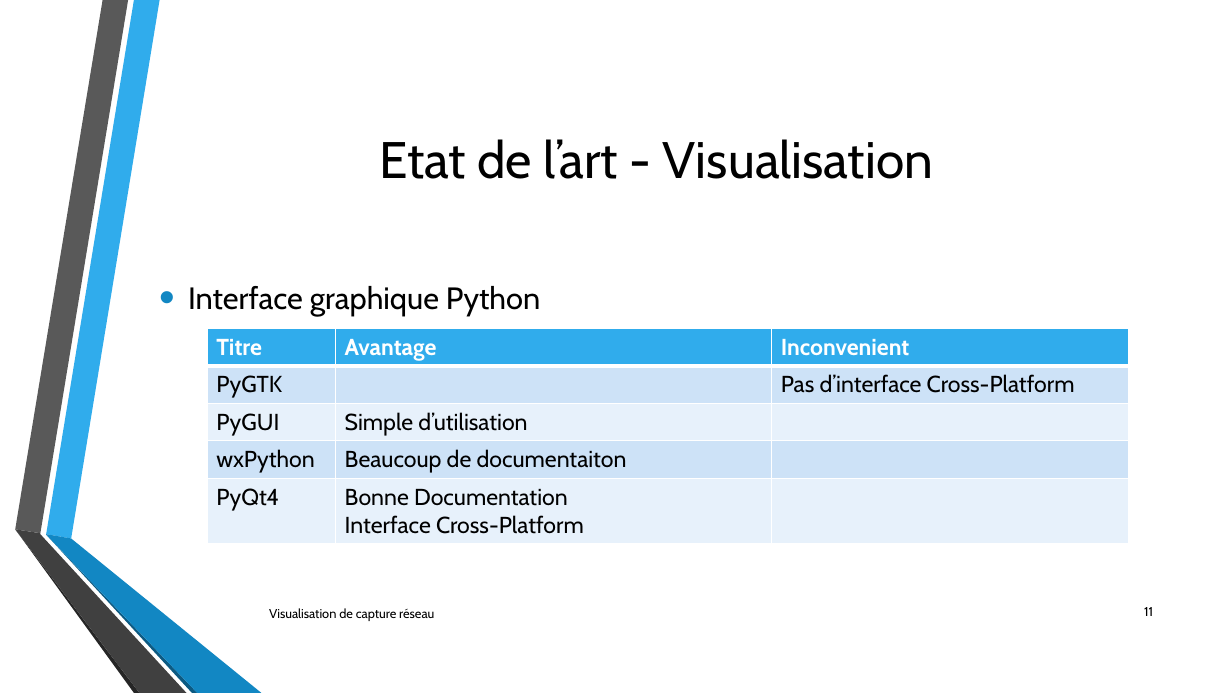
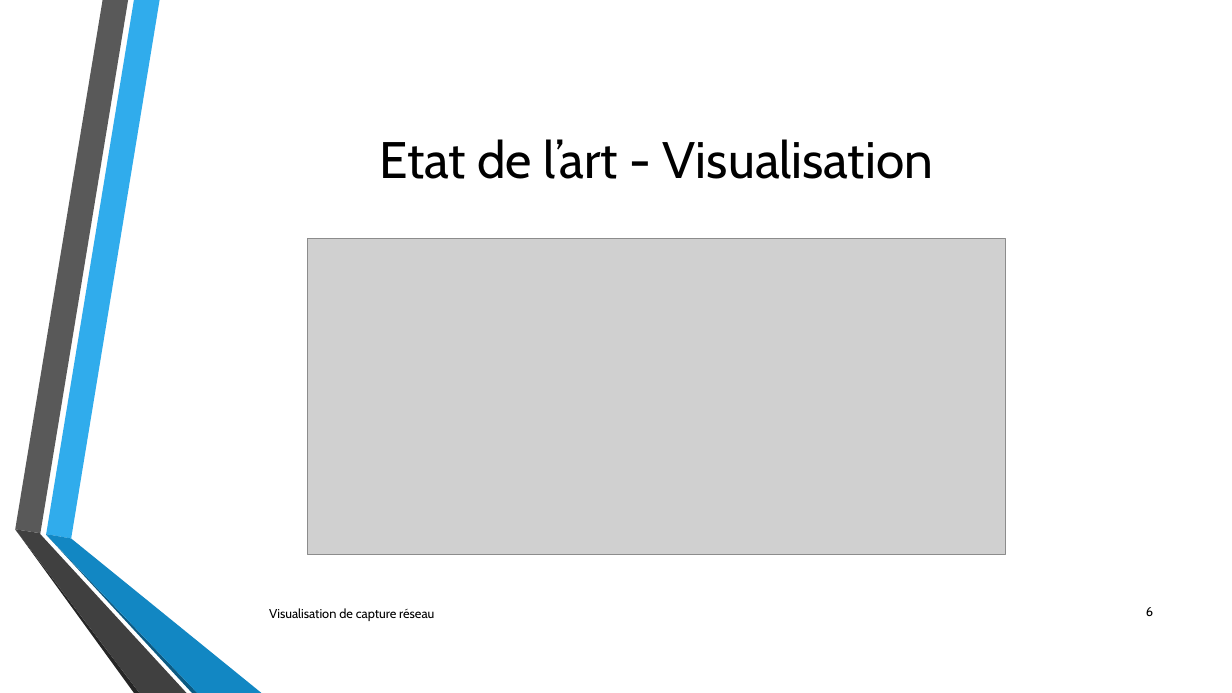
Before and after one commit to lechinoix/Pcap-visualization-project, a slide deck: slide 6 of Présentation de mi-projet/Outils de visualisation de capture réseau.pptx (slide 11 before the commit). Drawn at 1232x693 pixels with LibreOffice and Linux fonts; fonts in the diff are those of the drawing; grey boxes stand for pictures; background and template pictures are left out. Boxes give left, top, right and bottom in pixels: in the first picture for what was removed or moved away, otherwise in the second. Text is boxed around its words. In the diff, an @@ line names an element or a change of style, - is before the commit and + after.

Commit message:
Presentation v2.0 et images

```diff
--- a/Présentation de mi-projet/Outils de visualisation de capture réseau.pptx
+++ b/Présentation de mi-projet/Outils de visualisation de capture réseau.pptx
@@ picture added at (x1=307, y1=238, x2=1006, y2=555) @@
@@ text removed at (x1=188, y1=286, x2=540, y2=316) @@
-• Interface graphique Python
@@ table removed at (x1=207, y1=328, x2=1128, y2=543), 5 rows, 3 columns @@
-Titre | Avantage | Inconvenient
-PyGTK |  | Pas d’interface Cross-Platform
-PyGUI | Simple d’utilisation | 
-wxPython | Beaucoup de documentaiton | 
-PyQt4 | Bonne Documentation / Interface Cross-Platform | 
@@ page number at (x1=1146, y1=607, x2=1153, y2=616): text changed @@
-11
+6
```
Also in this commit, not shown: 4 other slides changed, 5 slides added, 2 slides removed, 9 other files.
